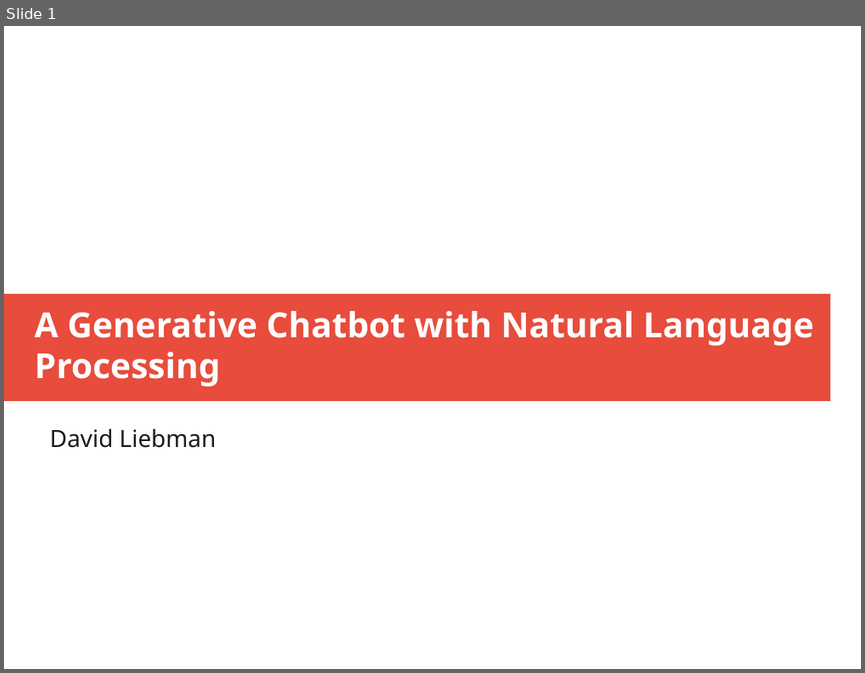
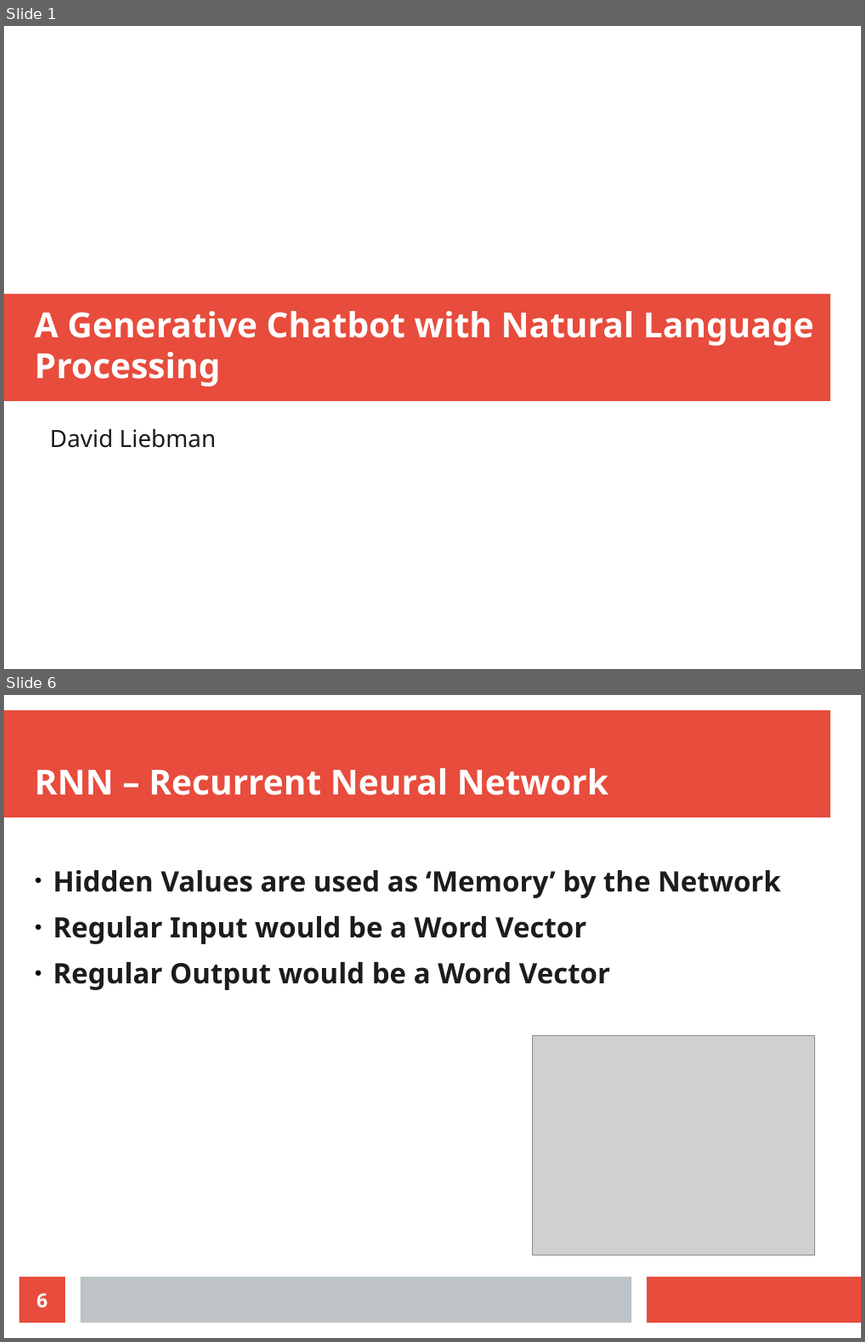
Before and after one commit to radiodee1/liebman_spring20, a slide deck: pdf/thesis_presentation.odp. Shown one above the other, each under a label of ours: slide 1 before the commit, slides 1 and 6 after it; the slides between them are not shown. The pictures are 865x673 and 865x1342 pixels, drawn with LibreOffice and Linux fonts; fonts in the diff are those of the drawing; grey boxes stand for pictures. Boxes give left, top, right and bottom in pixels: in the first picture for what was removed or moved away, otherwise in the second. Text is boxed around its words. In the diff, an @@ line names an element or a change of style, - is before the commit and + after.

```diff
--- a/pdf/thesis_presentation.odp
+++ b/pdf/thesis_presentation.odp
@@ slide 6 added at (4,695,861,1338), background #FFFFFF @@
@@ rectangle added at (4,710,830,818), fill #E74C3C @@
@@ title added at (35,768,608,795), 32 pt, text #FFFFFF, bold @@
+RNN – Recurrent Neural Network
@@ text added at (53,870,781,990), 26 pt, text #1C1C1C, bold @@
+● Hidden Values are used as ‘Memory’ by the Network
+● Regular Input would be a Word Vector
+● Regular Output would be a Word Vector
@@ picture added at (533,1035,815,1255) @@
@@ page number added at (19,1276,65,1322), fill #E74C3C, 18 pt, text #FFFFFF, bold @@
+6
@@ rectangle added at (80,1276,631,1322), fill #BDC3C7 @@
@@ rectangle added at (647,1276,861,1322), fill #E74C3C @@
```
Also in this commit, not shown: 7 other slides added, 1 slide removed.
